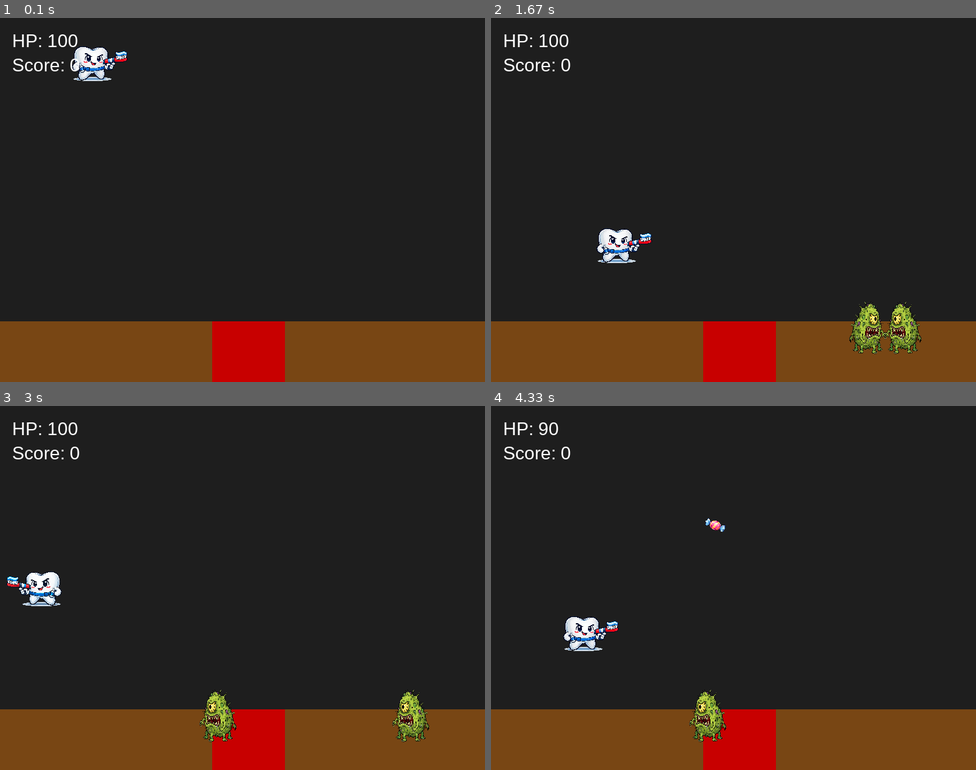
Above: before the commit, frames 1-4 (two rows, left to right).
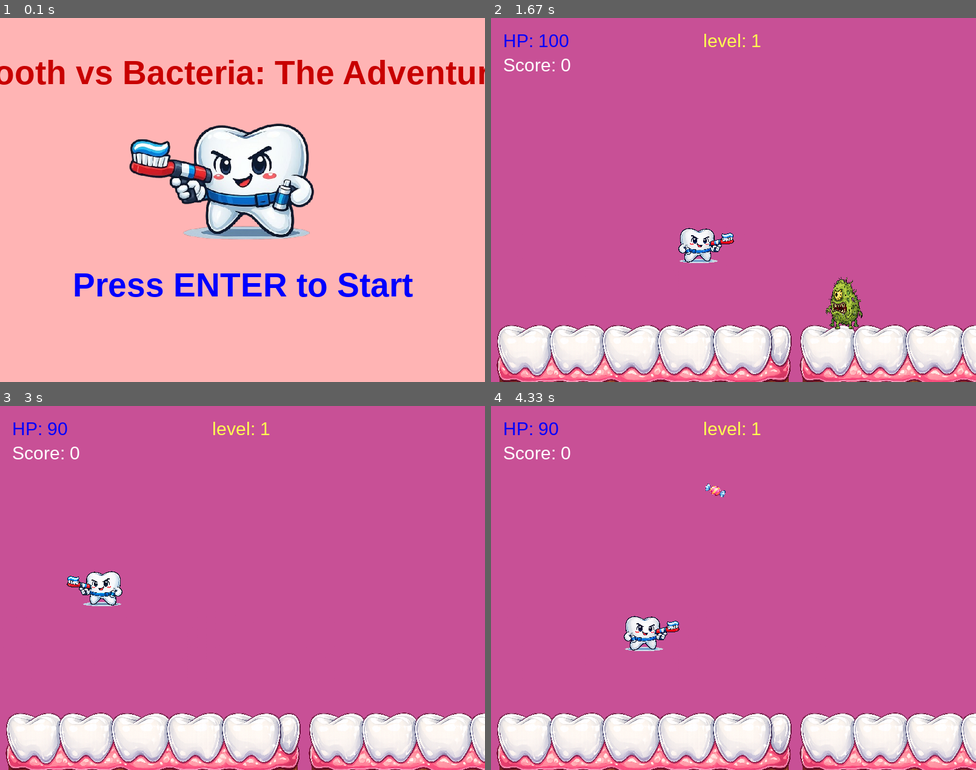
Above: after the commit, the same moments.

Repository: simcha-art/game_tooth_vs_bacteria
Game: pygame game, started from ניסויים.py
Two runs of this game, one before a commit and one after it. Both use one fixed random seed, a clock stepped at 60 frames per second and the inputs below.
Inputs:
- Up to frame 1 (0.1 s): no input
- Up to frame 2 (1.67 s): tap Enter at 0.33, 0.67 s; hold Right 1-1.47 s; hold Right from 1.5 s (still down); tap Space at 1.57 s
- Up to frame 3 (3 s): tap Space at 1.87, 2.07, 2.37, 2.63, 2.93 s; release Right at 1.97 s; hold Left 2-2.53 s; hold Left 2.57-2.97 s
- Up to frame 4 (4.33 s): hold Right 3-3.63 s; tap Space at 3.07, 3.37, 3.73, 4.03, 4.23 s; hold Left 3.67-4.13 s; hold Right from 4.17 s (still down)

The runs differ from the first frame. In frame 1, 99% of the frame differs, in the area x 0-100%, y 0-100%; in frame 2, 100%; in frame 3, 100%; in frame 4, 100%.

Commit message:
update ניסויים file

Diff:
--- a/ניסויים.py
+++ b/ניסויים.py
@@ -1,59 +1,130 @@
 import pygame
 import random
-import json
 import sys
 
 from bacterias import *
 from tooth import *
 from bullets import *
 from settings import *
-from pro_main import *
 from obstacles import *
 from screens import *
 from data import *
 
 pygame.init()
-
-# ---------------- MAIN GAME ----------------
+pygame.mixer.init()
+
+# ---------------- GLOBALS ----------------
+score = 0
+spawn_timer = 0
+level_game = 1
+last_damage_time = 0
+damage_delay = 500
+
+game_state = "start"
+
+start_screen = StartScreen()
+game_over_screen = GameOverScreen()
+victory_screen = VictoryScreen()
+final_victory_screen = FinalVictoryScreen()
+
+# ---------------- LEVEL LOADER ----------------
+
+def load_level(level):
+    global bacteria, player, bullets, candies, cola_pits, platforms, gate
+
+    player = Tooth()
+    bullets = []
+    candies = []
+
+    if level == 1:
+        bacteria = [RegularBacteria(random.randint(300, 4000), 420) for _ in range(10)]
+        cola_pits = [Cola_pit(955, 500), Cola_pit(1970, 500), Cola_pit(2970, 500)]
+        platforms = [Platform(800, 200), Platform(1870, 200), Platform(2870, 200)]
+
+    elif level == 2:
+        bacteria = [RegularBacteria(random.randint(300, 4000), 420) for _ in range(20)]
+        cola_pits = [Cola_pit(1200, 500), Cola_pit(2500, 500)]
+        platforms = [Platform(1000, 250), Platform(2000, 150)]
+
+    gate = Gate()
+
+# טען שלב ראשון
+load_level(level_game)
+
+# ---------------- MAIN LOOP ----------------
 
 while True:
     clock.tick(60)
-
+    current_time = pygame.time.get_ticks()
+
+    # -------- EVENTS --------
     for event in pygame.event.get():
         if event.type == pygame.QUIT:
             pygame.quit()
             sys.exit()
 
         if event.type == pygame.KEYDOWN:
-            if event.key == pygame.K_f and game_state == "playing":
-                bullets.append(Bullet(player.rect.right, player.rect.centery,direction=True))
+
+            if game_state == "start" and event.key == pygame.K_RETURN:
+                game_state = "playing"
+
+            elif game_state == "game_over" and event.key == pygame.K_RETURN:
+                score = 0
+                load_level(1)
+                level_game = 1
+                game_state = "playing"
+
+            elif game_state == "final_victory" and event.key == pygame.K_RETURN:
+                game_state = "start"
+
+            elif game_state == "victory" and event.key == pygame.K_RETURN:
+                level_game += 1
+                if level_game > 3:
+                    game_state = "final_victory"
+                elif pygame.K_RETURN:
+                    load_level(level_game)
+                    game_state = "playing"
+
+            elif game_state == "playing" and event.key == pygame.K_RETURN:
+                bullets.append(Bullet(player.rect.right, player.rect.centery, player.facing_right))
+                shot_sound.play()
 
     keys = pygame.key.get_pressed()
 
+    # -------- GAME LOGIC --------
     if game_state == "playing":
-        # תנועה
+
         player.move(keys)
 
-        # עדכון מצלמה
+        # Camera
         offset_x = player.rect.x - WIDTH // 2
         offset_x = max(0, min(LEVEL_WIDTH - WIDTH, offset_x))
 
-        # ניהול סוכריות
+        # מעבר שלב
+        if player.rect.colliderect(gate.rect):
+            game_state = "victory"
+
+
+        # Candies
         spawn_timer += 1
         if spawn_timer > 200:
             candies.append(Candy())
             spawn_timer = 0
+
         for c in candies:
             c.move()
 
-        # --- שינוי 1: חיידקים וקליעים ---
+        # Bacteria
         for b in bacteria:
-            b.move(player.rect)  # עכשיו החיידקים מקבלים את מיקום השן כדי לעקוב/לירות!
-        for bullet in bullets:
+            b.move(player.rect)
+
+        # Bullets
+        for bullet in bullets[:]:
             bullet.move()
-        # ----------------------------------
-
-        # פגיעות קליעים בחיידקים
+            if bullet.out_of_range():
+                bullets.remove(bullet)
+
+        # Bullet hits
         for bullet in bullets[:]:
             for b in bacteria[:]:
                 if bullet.rect.colliderect(b.rect):
@@ -62,52 +133,87 @@
                     score += 50
                     break
 
-        # --- שינוי 2 ו-3: פגיעות השחקן מחיידקים וקליעי חומצה ---
+        # Player damage
         for b in bacteria[:]:
-            # בדיקת התנגשות עם גוף החיידק עצמו
             if player.rect.colliderect(b.rect):
-                player.hp -= b.damage  # שימוש בנזק הדינמי של המחלקה (10, 20 או 5)
+                player.hp -= b.damage
                 bacteria.remove(b)
-
-            # בדיקת התנגשות עם קליעי החומצה (אם זה חיידק יורה)
-            if hasattr(b, 'projectiles'):  # בודק אם לחיידק הזה יש בכלל רשימת קליעים
+                player_hit_sound.play()
+
+            if hasattr(b, 'projectiles'):
                 for proj in b.projectiles[:]:
                     if player.rect.colliderect(proj.rect):
-                        player.hp -= proj.damage  # מוריד חיים לפי נזק החומצה
-                        b.projectiles.remove(proj)  # מעלים את טיפת החומצה שפגעה
-        # --------------------------------------------------------
+                        player.hp -= proj.damage
+                        b.projectiles.remove(proj)
 
         for s in candies[:]:
             if player.rect.colliderect(s.rect):
                 player.hp -= 5
                 candies.remove(s)
 
-        # בור קולה
-        cola_pit = pygame.Rect(350, 500, 120, 100)
-        if player.rect.colliderect(cola_pit):
-            player.hp = 0
-
+        # Cola pits
+        for c in cola_pits:
+            if player.rect.colliderect(c):
+                if current_time - last_damage_time > damage_delay:
+                    player.hp -= 2
+                    last_damage_time = current_time
+
+        # Platforms
+        for p in platforms:
+            if player.rect.colliderect(p):
+                player.rect.bottom = p.rect.top
+                player.vel_y = 0
+                player.on_ground = True
+
+        # Death
         if player.hp <= 0:
             save_score(score)
-            reset_level(player, bacteria, bullets, candies)
-            score = 0
-
-        # ציור המסך
-        screen.fill((30, 30, 30))
-        pygame.draw.rect(screen, BROWN, (0 - offset_x, 500, LEVEL_WIDTH, 100))  # רצפת המשחק
-        pygame.draw.rect(screen, RED, (cola_pit.x - offset_x, cola_pit.y, cola_pit.width, cola_pit.height))
+            game_over_sound.play()
+            game_state = "game_over"
+
+    # -------- DRAW --------
+    if game_state == "start":
+        start_screen.draw(screen)
+
+    elif game_state == "playing":
+        screen.fill(GUM_PINK)
+
+        for x in range(0, LEVEL_WIDTH, floor_img.get_width()):
+            screen.blit(floor_img, (x - offset_x, 330))
+
+        for c in cola_pits:
+            c.draw(offset_x)
 
         player.draw(offset_x)
 
-        # פונקציית הציור של החיידקים מציירת גם את קליעי החומצה אוטומטית (אם יש להם)
-        for b in bacteria: b.draw(offset_x)
-
-        for s in candies: s.draw(offset_x)
-        for bullet in bullets: bullet.draw(offset_x)
-
-        hp_text = font.render(f"HP: {player.hp}", True, WHITE)
+        for b in bacteria:
+            b.draw(offset_x)
+
+        for s in candies:
+            s.draw(offset_x)
+
+        for p in platforms:
+            p.draw(offset_x)
+
+        for bullet in bullets:
+            bullet.draw(offset_x)
+
+        gate.draw(offset_x)
+
+        hp_text = font.render(f"HP: {player.hp}", True, BLUE)
         score_text = font.render(f"Score: {score}", True, WHITE)
+        level_game_text = font.render(f"level: {level_game}", True, YELLOW)
+
         screen.blit(hp_text, (20, 20))
         screen.blit(score_text, (20, 60))
+        screen.blit(level_game_text,(350,20))
+    elif game_state == "game_over":
+        game_over_screen.draw(screen, score)
+
+    elif game_state == "victory":
+        victory_screen.draw(screen, score)
+
+    elif game_state == "final_victory":
+        final_victory_screen.draw(screen, score)
 
     pygame.display.update()
